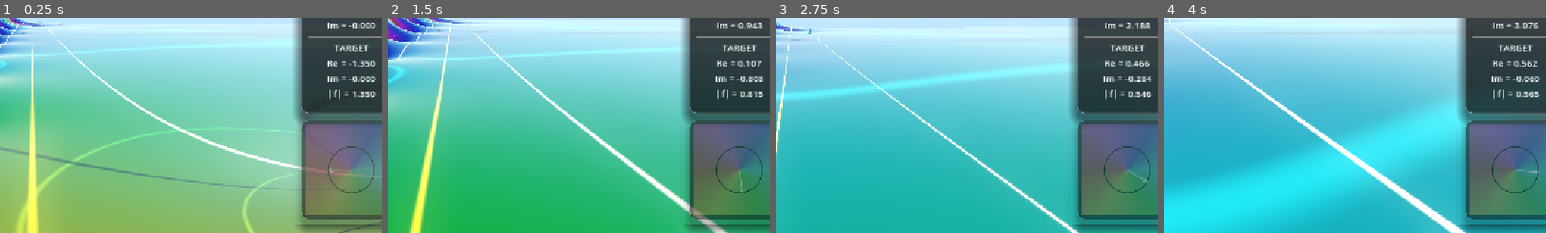
Above: before the commit, frames 1-4 (left to right).
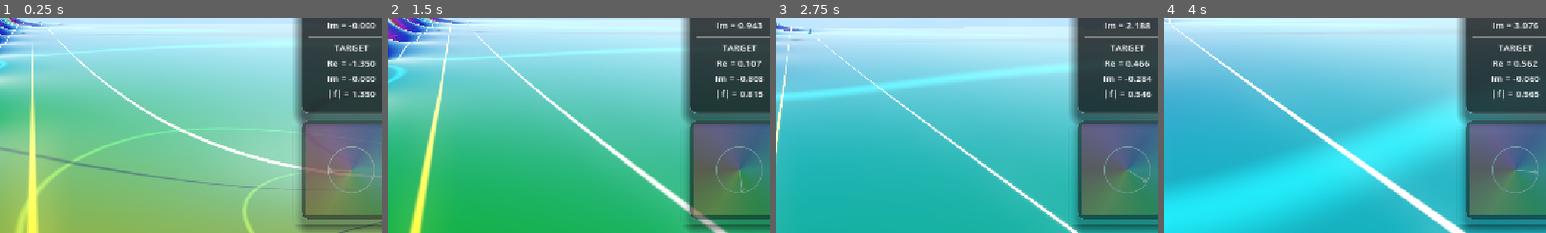
Above: after the commit, the same moments.

Repository: allanino/complex-functions-explorer
Game: Godot game, scene res://scenes/main.tscn
The game is run twice, just before and just after one commit, with the same random seed, the same clock (stepped at 60 frames per second) and the same inputs.
Inputs (mouse positions are % of the whole screen's width and height, from its top left):
- Up to frame 1 (0.25 s): no input
- Up to frame 2 (1.5 s): tap Enter at 0.5 s; move the mouse to (55, 50) at 0.52 s; hold W (move_forward) from 0.53 s (still down); tap G at 0.6 s; tap Space at 0.77 s; move the mouse to (45, 50) at 1.27 s; tap N at 1.35 s
- Up to frame 3 (2.75 s): keep holding W (move_forward); tap Space at 1.52 s; move the mouse to (52, 48) at 2.02 s; tap C at 2.1 s
- Up to frame 4 (4 s): keep holding W (move_forward); move the mouse to (49, 52) at 2.77 s; tap Shift at 2.85 s; tap Space at 3.02, 3.77 s; move the mouse to (57, 51) at 3.52 s; hold Ctrl from 3.53 s (still down)
The pictures show only the part of the screen within x 46-96%, y 50-100%; the shares and areas given below are measured in that part.

The runs differ from the first frame. In frame 1, 0.2% of the frame differs, in the area x 85-98%, y 59-82%; in frame 2, 0.2%; in frame 3, 0.2%; in frame 4, 0.2%.

Commit message:
Change HUD phase circle color

Diff:
--- a/shaders/hud_complex_plane.gdshader
+++ b/shaders/hud_complex_plane.gdshader
@@ -33,7 +33,7 @@
     // Draw unit circle
     float unit_circle = abs(mag - 1.0);
     float circle_mask = smoothstep(0.02 * scale, 0.0, unit_circle);
-    color = mix(color, vec3(0.0), circle_mask);
+    color = mix(color, vec3(0.9), circle_mask);
 
     // Draw arrow for phase
     float f_mag = length(current_f);
